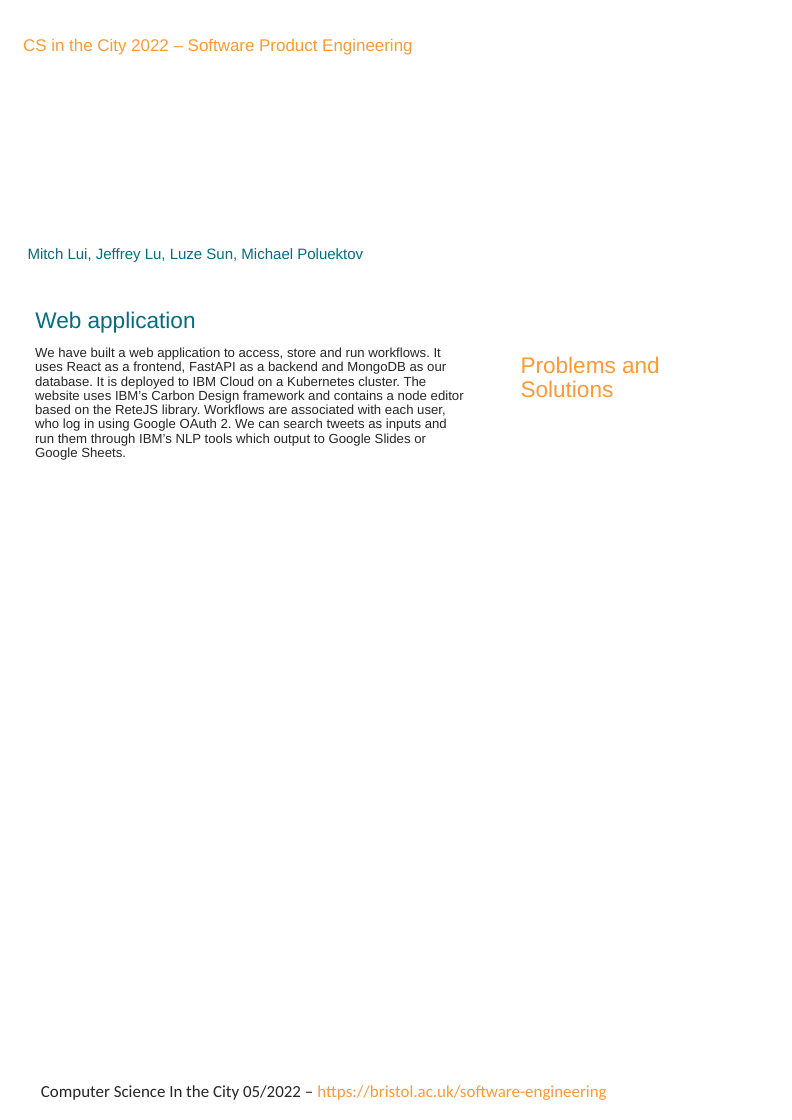
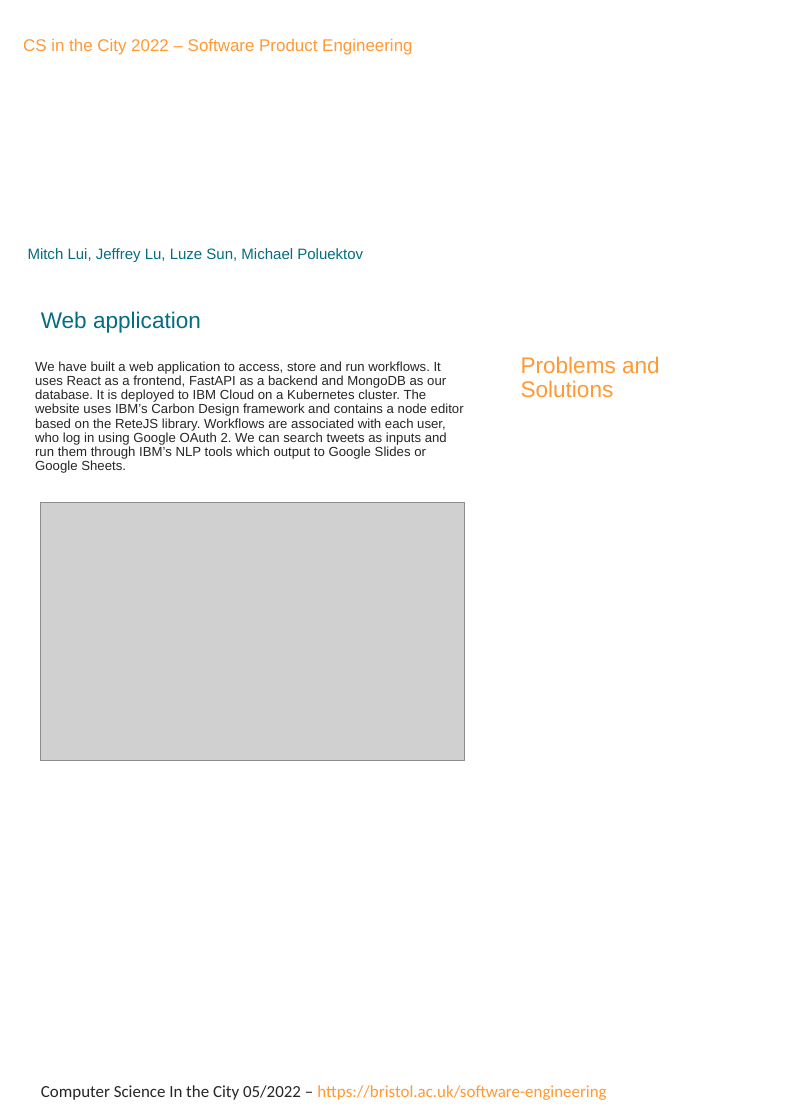
Before and after one commit to spe-uob/2021-AIWorkflow, a slide deck: slide 1 of presentation.odp. Drawn at 792x1120 pixels with LibreOffice and Linux fonts; fonts in the diff are those of the drawing; grey boxes stand for pictures; background and template pictures are left out. Boxes give left, top, right and bottom in pixels: in the first picture for what was removed or moved away, otherwise in the second. Text is boxed around its words. In the diff, an @@ line names an element or a change of style, - is before the commit and + after.

Commit message:
Added workflow image

```diff
--- a/presentation.odp
+++ b/presentation.odp
@@ text "Web application": place and size @@
-text "Web application" at (35,311,196,333)
+text "Web application" at (41,311,201,333)
@@ text "We have built a web ...": place and size @@
-text "We have built a web ..." at (35,347,464,460)
+text "We have built a web ..." at (35,361,464,473)
@@ picture added at (40,503,464,760) @@
```
